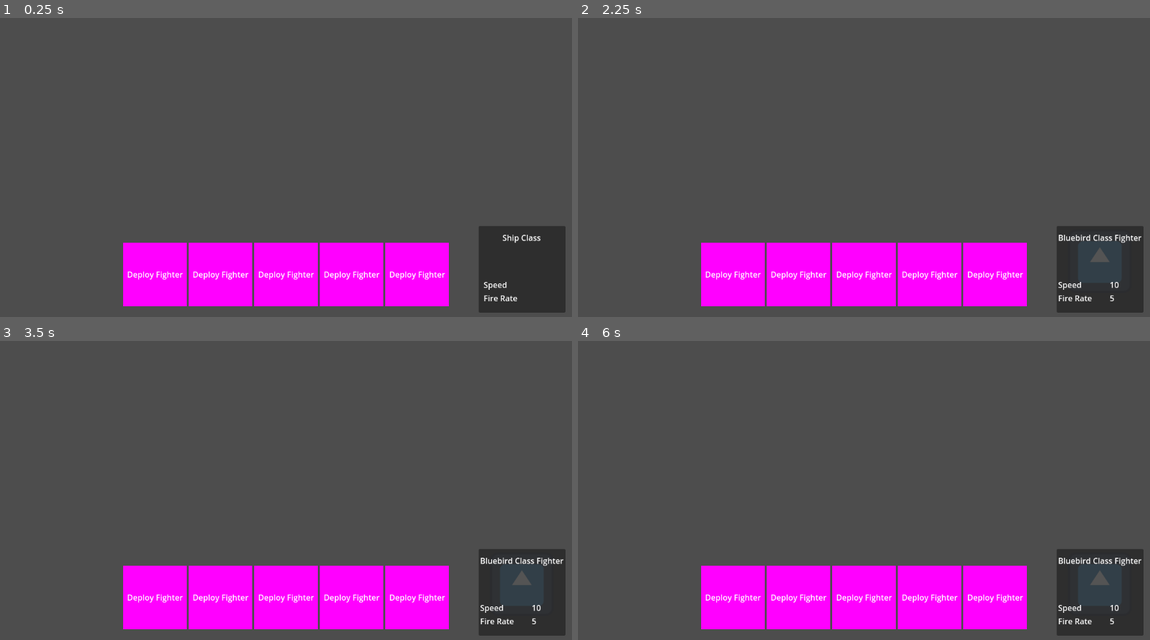
Above: before the commit, frames 1-4 (two rows, left to right).
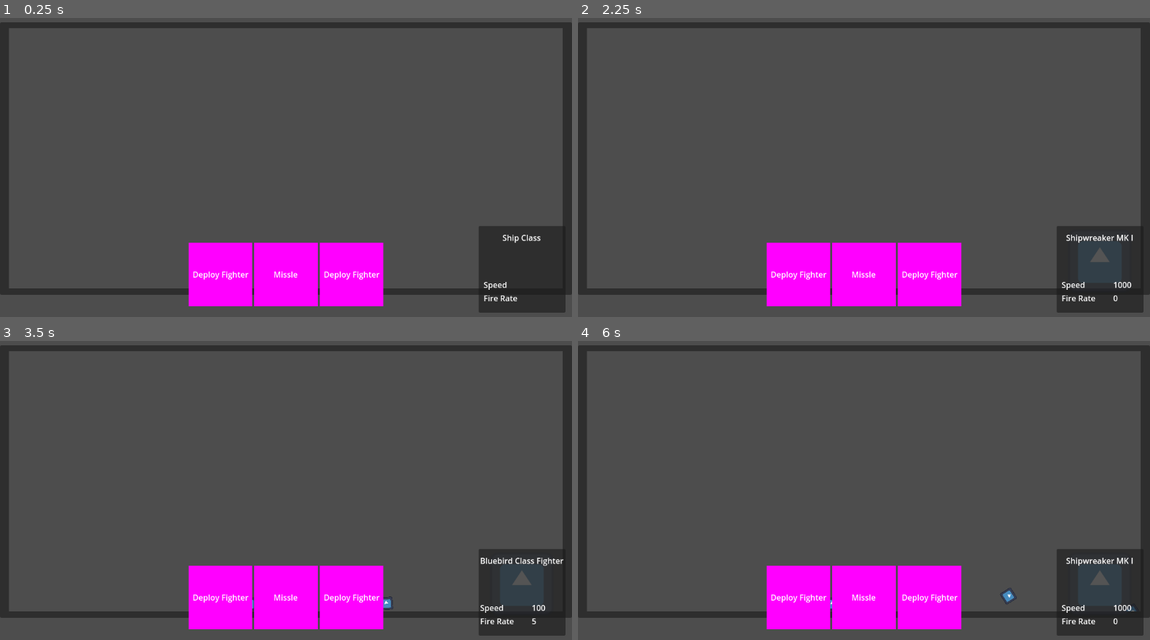
Above: after the commit, the same moments.

Repository: simonmnash/minimal-godot-card-drag
Game: Godot game, scene res://game.tscn
Two runs of this game, one before a commit and one after it. Both use one fixed random seed, a clock stepped at 60 frames per second and the inputs below. The engine's default icon, where the game draws it, is replaced by a stand-in: a white triangle on a blue panel in a dark square.
Inputs (mouse positions are in pixels of both pictures, inside the frame that each line leads up to; where the layout moved, square brackets give the same spot in the first picture):
- Up to frame 1 (0.25 s): no input
- Up to frame 2 (2.25 s): click (801, 281) [732, 281] at 0.5 s; click (801, 281) at 1.27 s; click (864, 281) at 2.02 s
- Up to frame 3 (3.5 s): click (348, 604) at 2.77 s
- Up to frame 4 (6 s): click (995, 604) at 3.52 s; click (801, 604) [732, 604] at 4.25 s; click (801, 604) at 5.02 s; click (864, 604) at 5.77 s

The runs differ from the first frame. In frame 1, 10% of the frame differs, in the area x 0-100%, y 1-97%; in frame 2, 10%; in frame 3, 10%; in frame 4, 10%.

Commit message:
Add battlefield. Dropping cards into the battlefield creates ships.

Diff:
--- /dev/null
+++ b/Data/Cards/missle.tres
@@ -0,0 +1,9 @@
+[gd_resource type="Resource" script_class="CardData" load_steps=3 format=3 uid="uid://cncdcef8cutuv"]
+
+[ext_resource type="Script" path="res://Data/card_data.gd" id="1_ntp0w"]
+[ext_resource type="Resource" uid="uid://d1tgj33jjqsbx" path="res://Data/Ships/missle.tres" id="2_v4hx2"]
+
+[resource]
+script = ExtResource("1_ntp0w")
+ship = ExtResource("2_v4hx2")
+card_name = "Missle"
--- a/Data/Ships/bluebird.tres
+++ b/Data/Ships/bluebird.tres
@@ -6,6 +6,6 @@
 [resource]
 script = ExtResource("1_ggxgs")
 ship_class = "Bluebird Class Fighter"
-speed = 10.0
+speed = 100.0
 time_between_shots = 5
 texture = ExtResource("2_vawvg")
--- /dev/null
+++ b/Data/Ships/missle.tres
@@ -0,0 +1,11 @@
+[gd_resource type="Resource" script_class="ShipData" load_steps=3 format=3 uid="uid://d1tgj33jjqsbx"]
+
+[ext_resource type="Script" path="res://Data/ship_data.gd" id="1_1no4i"]
+[ext_resource type="Texture2D" uid="uid://cttkhudxa7vgc" path="res://icon.svg" id="2_mvnwi"]
+
+[resource]
+script = ExtResource("1_1no4i")
+ship_class = "Shipwreaker MK I"
+speed = 1000.0
+time_between_shots = 0
+texture = ExtResource("2_mvnwi")
--- /dev/null
+++ b/Views/Ship.tscn
@@ -0,0 +1,17 @@
+[gd_scene load_steps=4 format=3 uid="uid://vup4e2ehc1px"]
+
+[ext_resource type="Script" path="res://Views/ship.gd" id="1_10klg"]
+[ext_resource type="Texture2D" uid="uid://cttkhudxa7vgc" path="res://icon.svg" id="2_2flsl"]
+
+[sub_resource type="RectangleShape2D" id="RectangleShape2D_oeo32"]
+size = Vector2(32, 32)
+
+[node name="Ship" type="RigidBody2D"]
+script = ExtResource("1_10klg")
+
+[node name="Sprite2D" type="Sprite2D" parent="."]
+scale = Vector2(0.2, 0.2)
+texture = ExtResource("2_2flsl")
+
+[node name="CollisionShape2D" type="CollisionShape2D" parent="."]
+shape = SubResource("RectangleShape2D_oeo32")
--- a/Views/card.gd
+++ b/Views/card.gd
@@ -11,6 +11,7 @@
 	$Sprite2D.position = get_local_mouse_position()
 
 func _on_button_up() -> void:
+	GlobalData.emit_signal("card_up", card_data)
 	self.self_modulate.a = 1.0
 	$Sprite2D.hide()
 	%CardData.show()
@@ -19,14 +20,20 @@
 	self.self_modulate.a = 0.0
 	$Sprite2D.show()
 	%CardData.hide()
+	GlobalData.emit_signal("select_card", self)
 
 func _on_focus_entered() -> void:
-	GlobalData.emit_signal("focus_ship", card_data.ship)
+	if not disabled:
+		GlobalData.emit_signal("focus_ship", card_data.ship)
 
 
 func _on_mouse_entered() -> void:
-	GlobalData.emit_signal("focus_ship", card_data.ship)
+	if not disabled:
+		GlobalData.emit_signal("focus_ship", card_data.ship)
 
 
 func _on_mouse_exited() -> void:
-	GlobalData.emit_signal("focus_ship", null)
+	if pressed:
+		pass
+	else:
+		GlobalData.emit_signal("focus_ship", null)
--- /dev/null
+++ b/Views/ship.gd
@@ -0,0 +1,16 @@
+extends RigidBody2D
+class_name ShipView
+
+@export var ship_date : ShipData
+
+func _ready() -> void:
+	pass # Replace with function body.
+
+func _process(delta: float) -> void:
+	pass
+
+func _physics_process(delta: float) -> void:
+	if ship_date == null:
+		pass
+	else:
+		self.linear_velocity = Vector2(10.0, 0.0) * ship_date.speed * delta
--- a/game.gd
+++ b/game.gd
@@ -1,7 +1,7 @@
 extends Control
 
 var card_scene : PackedScene = preload("res://Views/card.tscn")
-
+var ship_scene : PackedScene = preload("res://Views/Ship.tscn")
 var ship_context_data : ShipData :
 	set(v):
 		ship_context_data = v
@@ -14,9 +14,38 @@
 func focus_ship(s : ShipData):
 	ship_context_data = s
 
+func select_card(c: CardView):
+	focus_ship(c.card_data.ship)
+	for card: CardView in %Hand.get_children():
+		if card != c:
+			card.disabled = true
+
+func card_up(c : CardData):
+	var p = get_global_mouse_position()
+	var s : ShipView = ship_scene.instantiate()
+	s.ship_date = ship_context_data
+	s.position = %Battlefield.get_mouse_position()
+	%Battlefield.add_child(s)
+	for card: CardView in %Hand.get_children():
+		card.disabled = false
+
 func _ready() -> void:
-	for i in range(0, 5):
+	for i in range(0, 3):
 		var c : CardView = card_scene.instantiate()
+		GlobalData.all_cards.shuffle()
 		c.card_data = GlobalData.all_cards[0]
 		%Hand.add_child(c)
 	GlobalData.connect("focus_ship", focus_ship)
+	GlobalData.connect("card_up", card_up)
+	GlobalData.connect("select_card", select_card)
+
+func _on_area_2d_input_event(viewport: Node, event: InputEvent, shape_idx: int) -> void:
+	pass
+
+func _on_area_2d_mouse_entered() -> void:
+	pass
+	#print(ship_context_data)
+
+func _on_sub_viewport_container_mouse_entered() -> void:
+	pass
+	#print(ship_context_data)
--- a/game.tscn
+++ b/game.tscn
@@ -11,6 +11,33 @@
 grow_horizontal = 2
 grow_vertical = 2
 script = ExtResource("1_vu5va")
+
+[node name="PanelContainer" type="PanelContainer" parent="."]
+custom_minimum_size = Vector2(0, 550)
+layout_mode = 1
+anchors_preset = 14
+anchor_top = 0.5
+anchor_right = 1.0
+anchor_bottom = 0.5
+offset_top = -260.0
+offset_bottom = 260.0
+grow_horizontal = 2
+grow_vertical = 2
+
+[node name="CenterContainer" type="CenterContainer" parent="PanelContainer"]
+layout_mode = 2
+
+[node name="SubViewportContainer" type="SubViewportContainer" parent="PanelContainer/CenterContainer"]
+custom_minimum_size = Vector2(1024, 512)
+layout_mode = 2
+
+[node name="Battlefield" type="SubViewport" parent="PanelContainer/CenterContainer/SubViewportContainer"]
+unique_name_in_owner = true
+handle_input_locally = false
+snap_2d_transforms_to_pixel = true
+snap_2d_vertices_to_pixel = true
+size = Vector2i(1115, 525)
+render_target_update_mode = 4
 
 [node name="Hand" type="HBoxContainer" parent="."]
 unique_name_in_owner = true
@@ -26,5 +53,6 @@
 
 [node name="ShipContext" parent="." instance=ExtResource("2_6coea")]
 unique_name_in_owner = true
-custom_minimum_size = Vector2(200, 200)
 layout_mode = 1
+
+[connection signal="mouse_entered" from="PanelContainer/CenterContainer/SubViewportContainer" to="." method="_on_sub_viewport_container_mouse_entered"]
--- a/global_data.gd
+++ b/global_data.gd
@@ -1,8 +1,11 @@
 extends Node
 
 signal focus_ship (s : ShipData)
+signal card_up(c : CardData)
+signal select_card(c : CardView)
+var all_cards : Array[CardData]
 
-var all_cards : Array[CardData]
+var focused_ship
 
 func load_resource_folder(path='res://Data/Cards/') -> Array[CardData]:
 	var scene_loads : Array[CardData] = []
@@ -25,3 +28,7 @@
 
 func _ready():
 	all_cards = load_resource_folder()
+	self.connect("focus_ship", _on_ship_focused)
+
+func _on_ship_focused(s : ShipData):
+	self.focused_ship = s
--- a/project.godot
+++ b/project.godot
@@ -19,6 +19,10 @@
 
 GlobalData="*res://GlobalData.tscn"
 
+[physics]
+
+2d/default_gravity_vector=Vector2(0, 0)
+
 [rendering]
 
 renderer/rendering_method="gl_compatibility"
